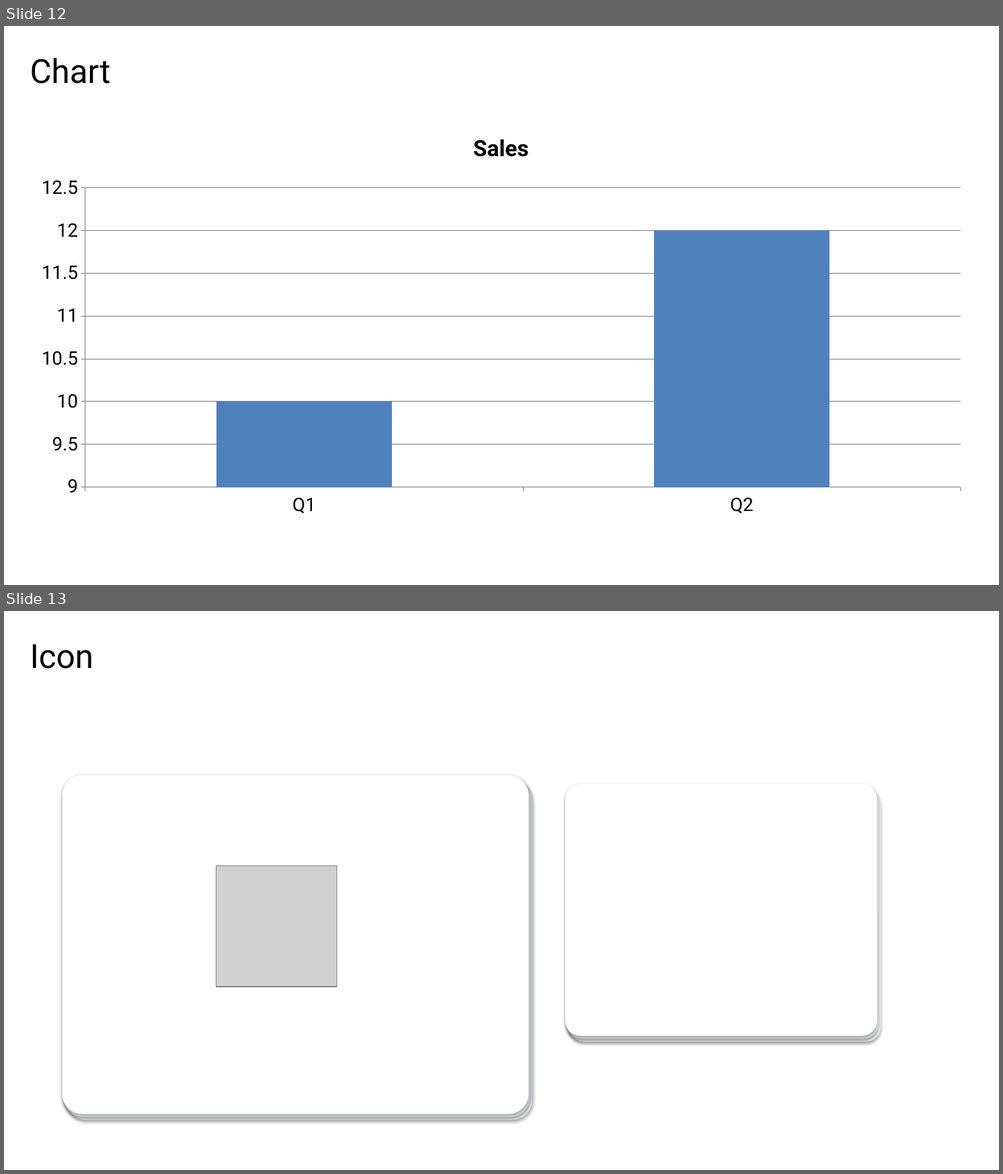
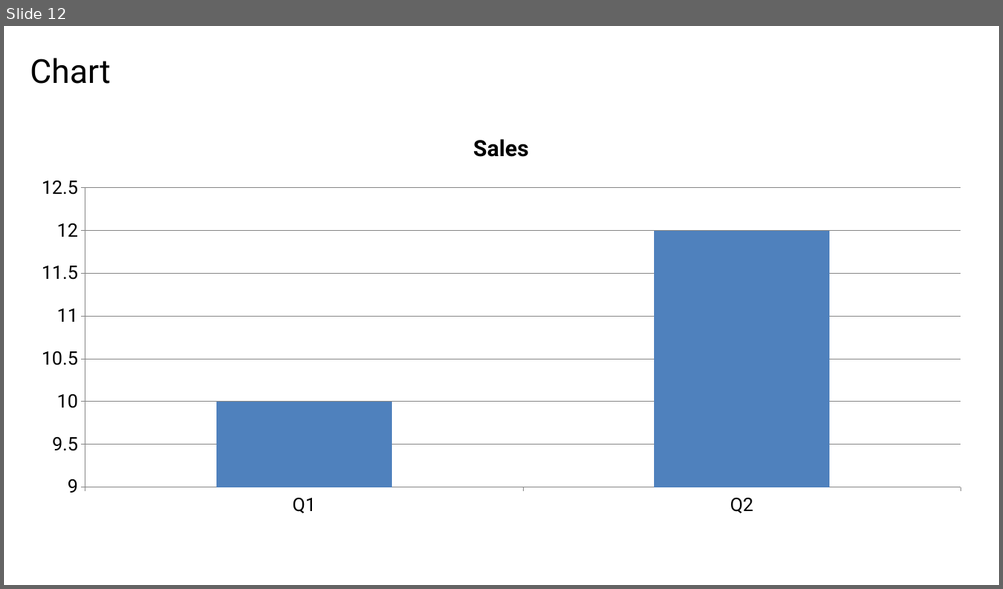
Before and after one commit to ymuichiro/pptx-parser-for-ai, a slide deck: examples/review/sample-deck.generated.pptx. Shown one above the other, each under a label of ours: slides 12 and 13 before the commit, slide 12 after it. The pictures are 1003x1174 and 1003x589 pixels, drawn with LibreOffice and Linux fonts; fonts in the diff are those of the drawing; grey boxes stand for pictures. Boxes give left, top, right and bottom in pixels: in the first picture for what was removed or moved away, otherwise in the second. Text is boxed around its words. In the diff, an @@ line names an element or a change of style, - is before the commit and + after.

```diff
--- a/examples/review/sample-deck.generated.pptx
+++ b/examples/review/sample-deck.generated.pptx
@@ slide 13 removed at box(4, 611, 999, 1170), background #FFFFFF @@
@@ title removed at box(30, 644, 94, 669) @@
-Icon
@@ rounded rectangle removed at box(62, 775, 529, 1115) @@
@@ rounded rectangle removed at box(64, 778, 530, 1118) @@
@@ rounded rectangle removed at box(66, 781, 532, 1121) @@
@@ rounded rectangle removed at box(565, 784, 877, 1037) @@
@@ rounded rectangle removed at box(566, 787, 879, 1039) @@
@@ rounded rectangle removed at box(569, 790, 881, 1042) @@
@@ picture removed at box(216, 866, 337, 987) @@
```
Also in this commit, not shown: 9 slides changed, 3 slides added, 2 other slides removed, 56 other files.
